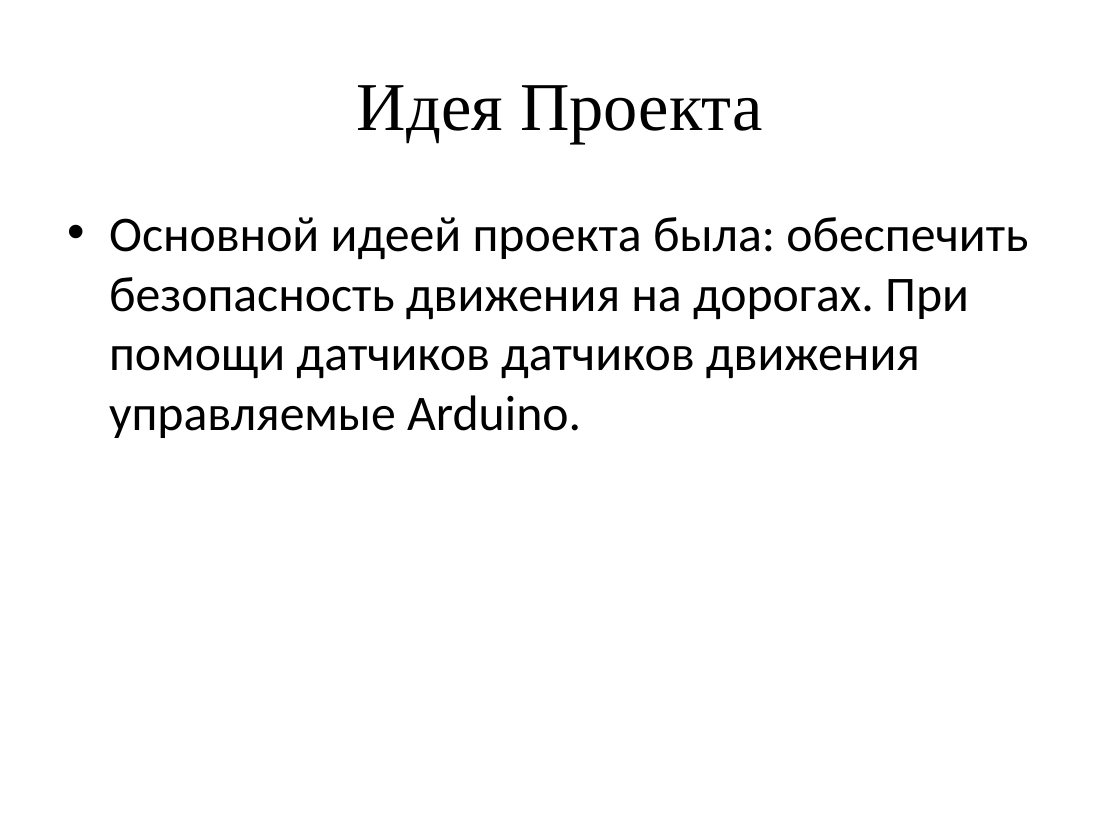
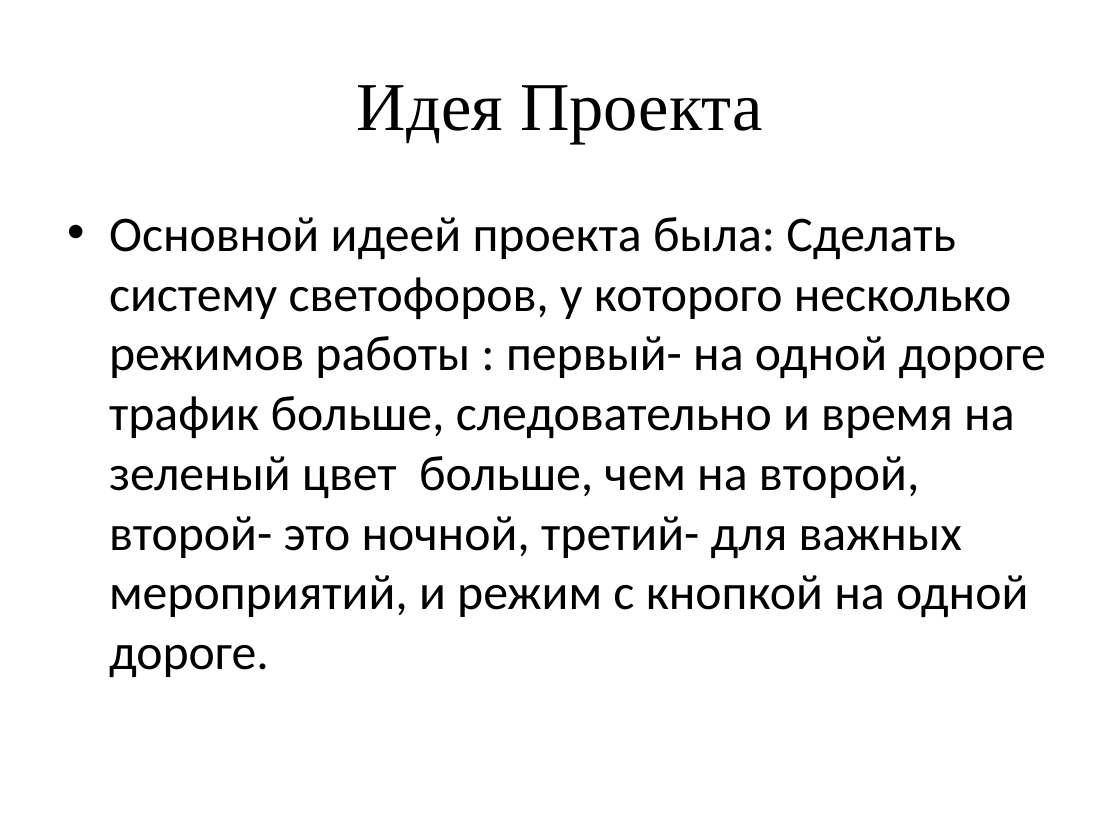
Before and after one commit to TimmmofeyD/TrafficLight, a slide deck: slide 6 of Presitation/TLPresintation.pptx (slide 7 before the commit). Drawn at 1120x840 pixels with LibreOffice and Linux fonts; fonts in the diff are those of the drawing. Boxes give left, top, right and bottom in pixels: in the first picture for what was removed or moved away, otherwise in the second. Text is boxed around its words. In the diff, an @@ line names an element or a change of style, - is before the commit and + after.

```diff
--- a/Presitation/TLPresintation.pptx
+++ b/Presitation/TLPresintation.pptx
@@ text at (109, 217, 1046, 678): text changed @@
-• Основной идеей проекта была: обеспечить безопасность движения на дорогах. При помощи датчиков датчиков движения управляемые Arduino.
+• Основной идеей проекта была: Сделать систему светофоров, у которого несколько режимов работы : первый- на одной дороге трафик больше, следовательно и время на зеленый цвет больше, чем на второй, второй- это ночной, третий- для важных мероприятий, и режим с кнопкой на одной дороге.
```
Also in this commit, not shown: 7 other slides changed, 1 slide added, 1 slide removed.
